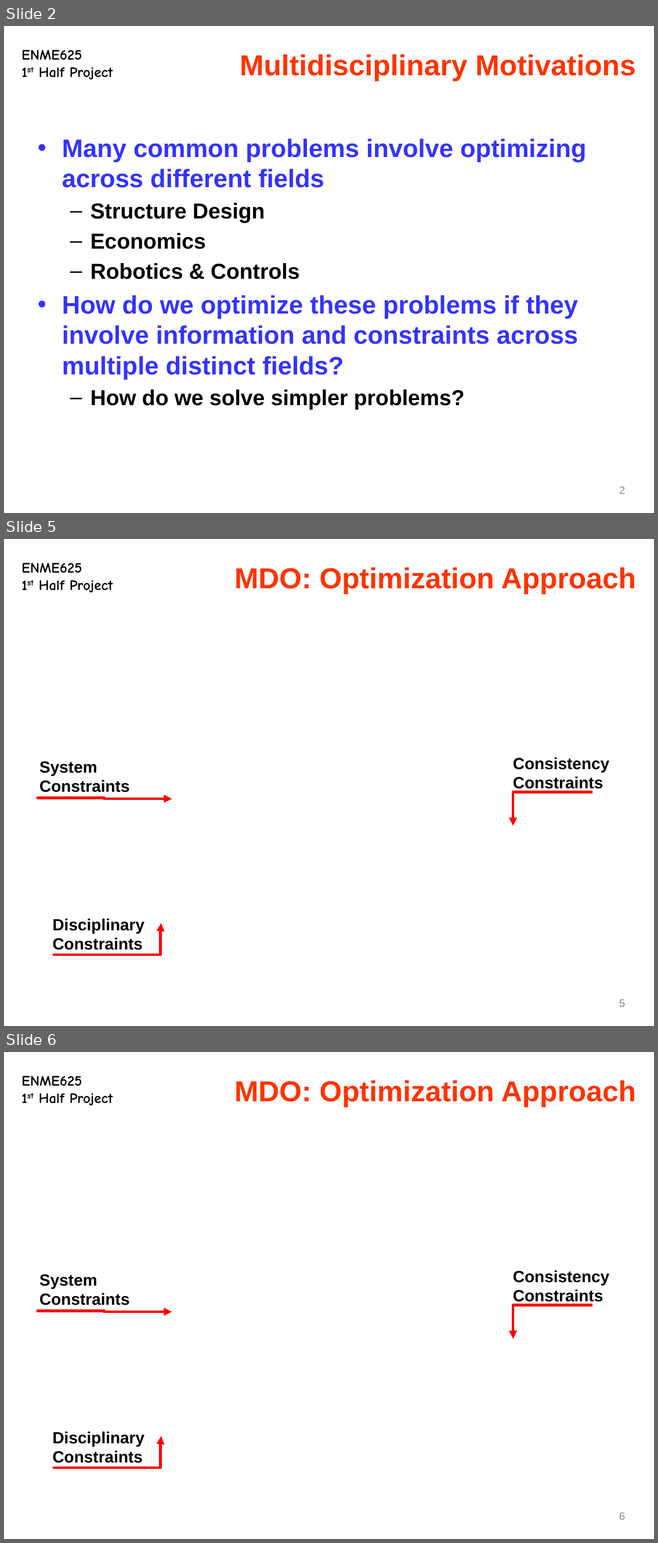
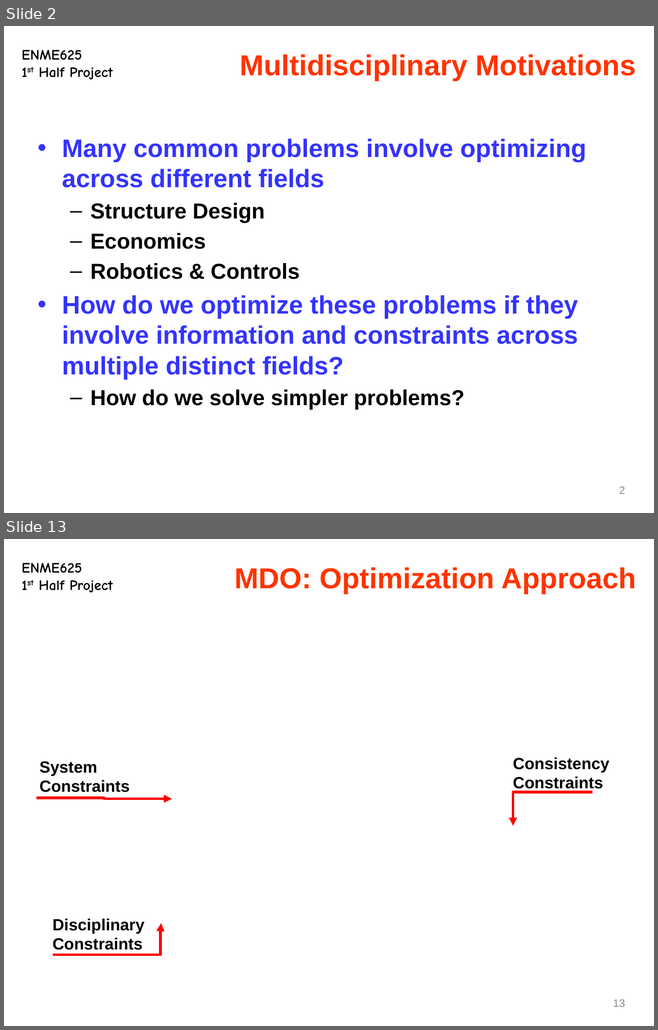
Before and after one commit to hqqen/eeby-deeby, a slide deck: class-work/optimization/project 1/slides.pptx. Shown one above the other, each under a label of ours: slides 2, 5 and 6 before the commit, slides 2 and 13 after it; the slides between them are not shown. The pictures are 658x1543 and 658x1030 pixels, drawn with LibreOffice and Linux fonts; fonts in the diff are those of the drawing; grey boxes stand for pictures. Boxes give left, top, right and bottom in pixels: in the first picture for what was removed or moved away, otherwise in the second. Text is boxed around its words. In the diff, an @@ line names an element or a change of style, - is before the commit and + after.

```diff
--- a/class-work/optimization/project 1/slides.pptx
+++ b/class-work/optimization/project 1/slides.pptx
@@ slide 5 removed at [4, 539, 654, 1026], background #FFFFFF; not listed: 1 template element that a slide beside it also shows @@
@@ title removed at [234, 567, 636, 594] @@
-MDO: Optimization Approach
@@ text removed at [39, 761, 129, 792] @@
-System Constraints
@@ text removed at [513, 757, 609, 792] @@
-Consistency Constraints
@@ elbow arrow removed from (36, 798) to (172, 799) @@
@@ elbow arrow removed from (593, 792) to (513, 826) @@
@@ text removed at [53, 918, 145, 950] @@
-Disciplinary Constraints
@@ elbow arrow removed from (53, 955) to (161, 924) @@
@@ page number removed at [619, 1000, 625, 1007] @@
-5
@@ what was slide 6 is now slide 13 @@
@@ page number at [612, 1000, 625, 1007]: text changed @@
-6
+13
```
Also in this commit, not shown: 2 slides changed, 9 slides added.
